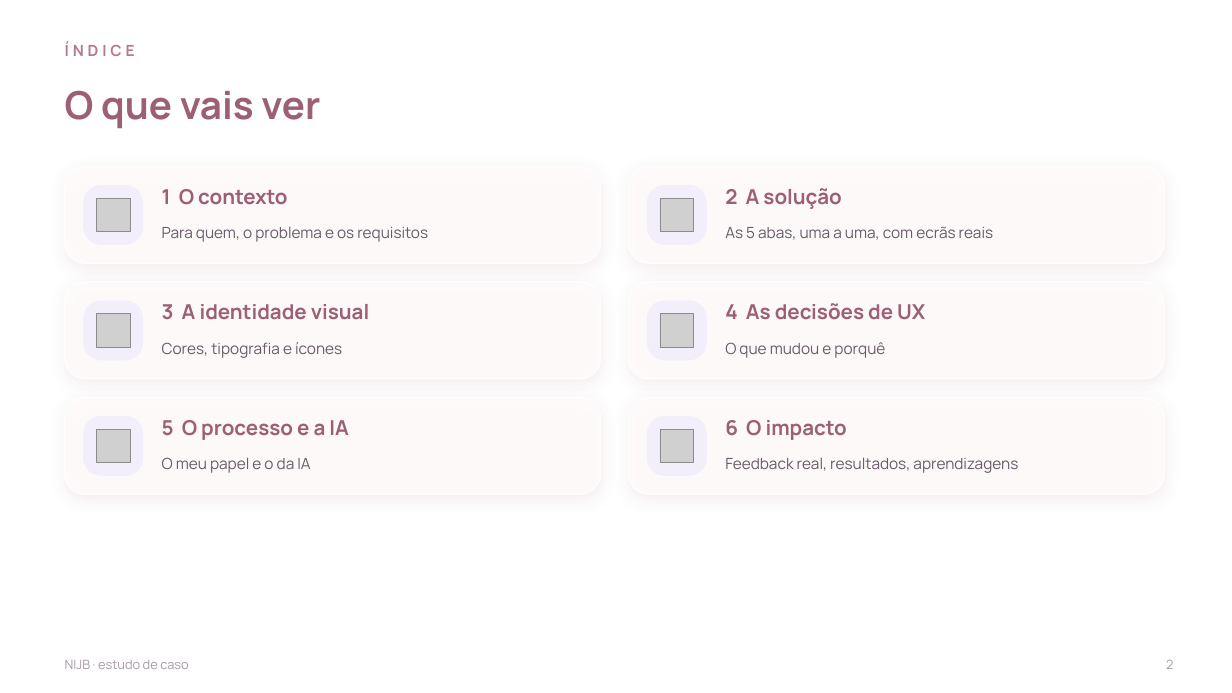
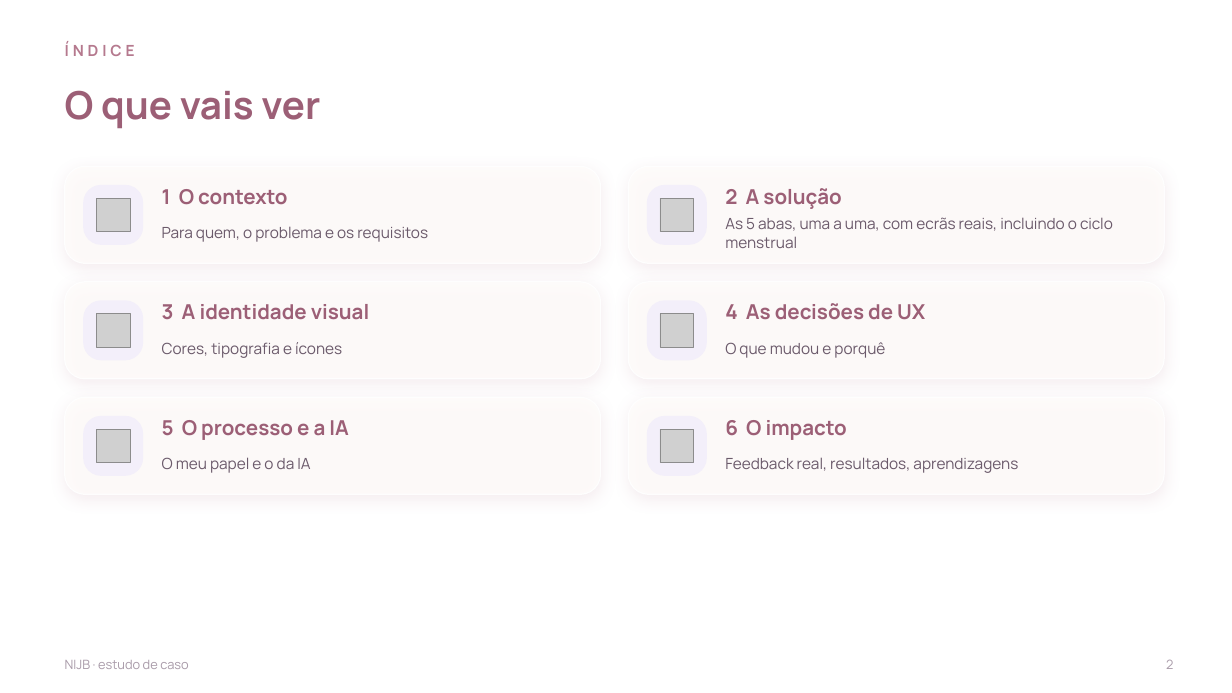
Before and after one commit to nauquero/nau-quero, a slide deck: slide 2 of NIJB-estudo-de-caso-completo.pptx. Drawn at 1232x693 pixels with LibreOffice and Linux fonts; fonts in the diff are those of the drawing; grey boxes stand for pictures; background and template pictures are left out. Boxes give left, top, right and bottom in pixels: in the first picture for what was removed or moved away, otherwise in the second. Text is boxed around its words. In the diff, an @@ line names an element or a change of style, - is before the commit and + after.

```diff
--- a/NIJB-estudo-de-caso-completo.pptx
+++ b/NIJB-estudo-de-caso-completo.pptx
@@ text at (725, 217, 1113, 248): text changed @@
-As 5 abas, uma a uma, com ecrãs reais
+As 5 abas, uma a uma, com ecrãs reais, incluindo o ciclo menstrual
```
Also in this commit, not shown: 9 other slides changed, 4 slides added.
